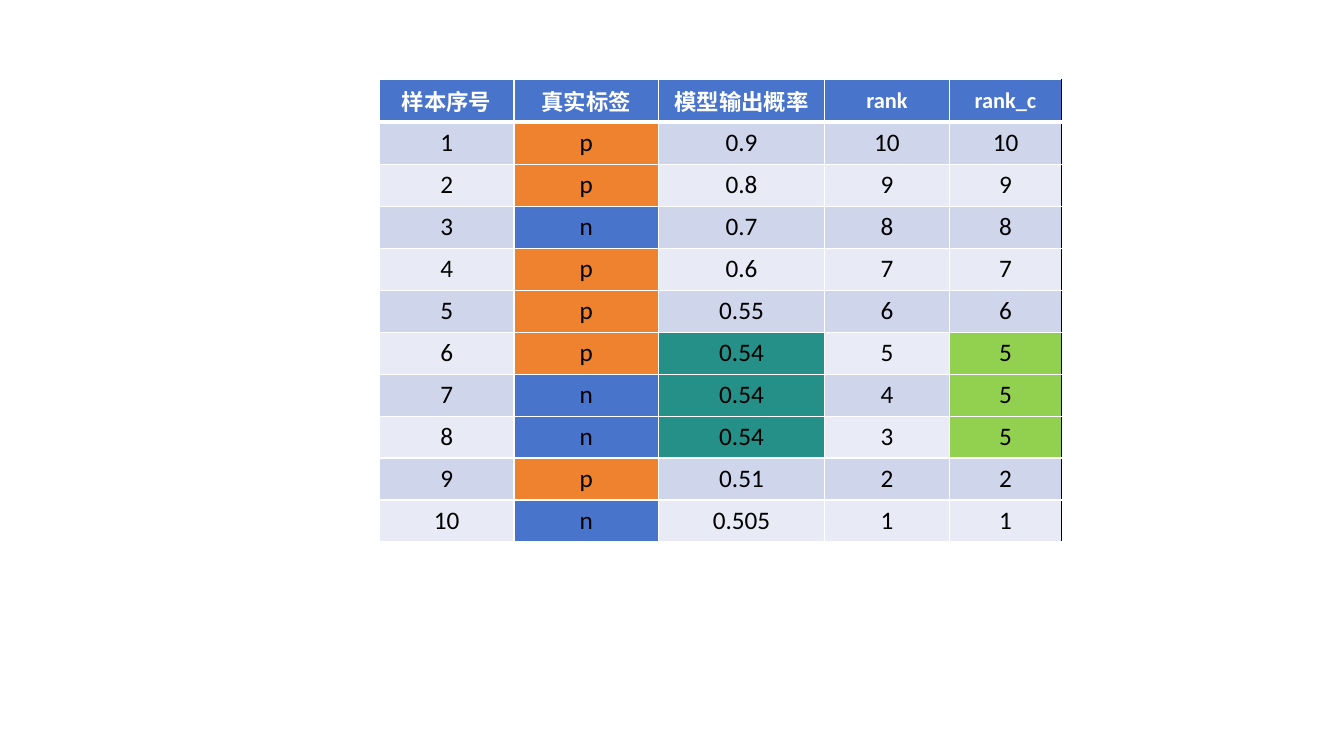
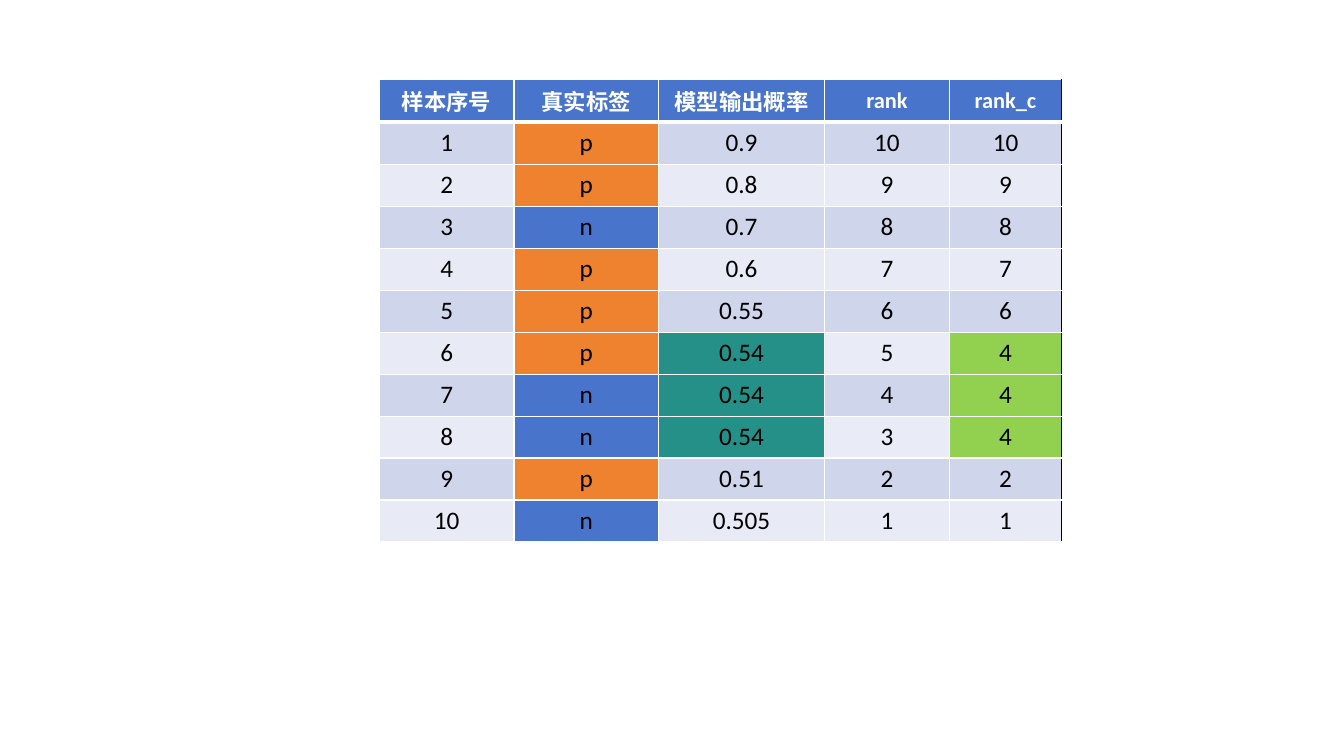
Before and after one commit to TenSir/MyArticle, a slide deck: slide 6 of 再学一遍机器学习系列/01_彻底理解机器学习 ROC和AUC 指标/新建 PPTX 演示文稿.pptx. Drawn at 1344x756 pixels with LibreOffice and Linux fonts; fonts in the diff are those of the drawing. Boxes give left, top, right and bottom in pixels: in the first picture for what was removed or moved away, otherwise in the second. Text is boxed around its words. In the diff, an @@ line names an element or a change of style, - is before the commit and + after.

```diff
--- a/再学一遍机器学习系列/01_彻底理解机器学习 ROC和AUC 指标/新建 PPTX 演示文稿.pptx
+++ b/再学一遍机器学习系列/01_彻底理解机器学习 ROC和AUC 指标/新建 PPTX 演示文稿.pptx
@@ table at (379, 80, 1063, 541) @@
-row 7, column 5: 5
+row 7, column 5: 4
-row 8, column 5: 5
+row 8, column 5: 4
-row 9, column 5: 5
+row 9, column 5: 4
```
Also in this commit, not shown: 1 slide added, 7 other files.
